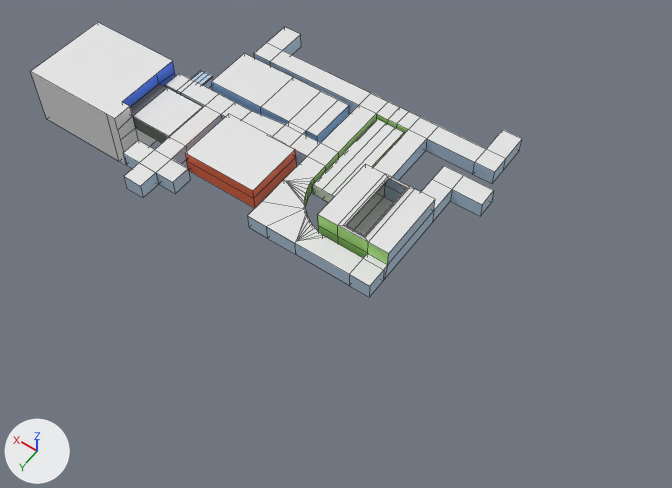
One commit to the FBX model Assets/Meshes/LVL1.0/LVL1.0.fbx: the scene before it, then after it.
Rendered twice from a 50 mm lens placed at (-99.7, 92.3, 125.2), pointed at (-40.1, 8.8, -5.9). The axes (+X, +Y, +Z) are drawn at lower left. The lights are the same throughout. Mesh edges are drawn as thin lines. Where no turn or scale is listed for an object, it has been applied to the vertices. Vertices at the same position are counted once.
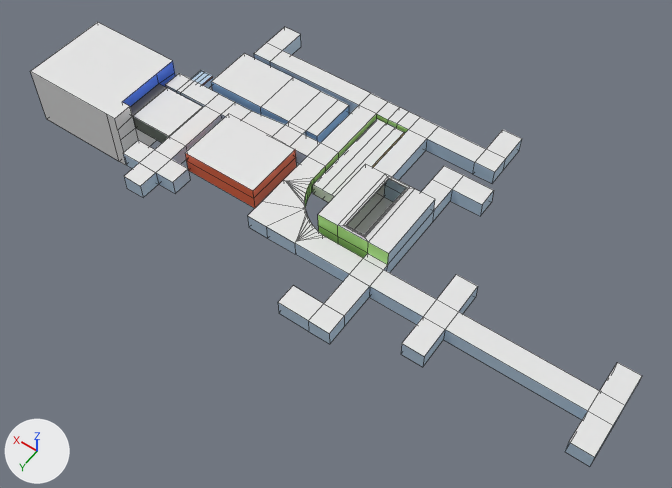
Where the change shows, as pixel boxes [x1, y1, x2, y2] in the pictures (672 x 488 px):
'Cube', reshaped (24% wider, 62% taller)
    before: [31, 22, 522, 297]
    after: [31, 22, 642, 467]
part 1 of me_cube, built on
    before: [349, 270, 384, 297]
    after: [278, 270, 642, 467]

The change, as a diff of the scene's bpy script:
```diff
--- a/Assets/Meshes/LVL1.0/LVL1.0.fbx.py
+++ b/Assets/Meshes/LVL1.0/LVL1.0.fbx.py
@@ me_cube @@
 # used by ob_cube; location = (0.0, 0.0, 0.0)
-me_cube.from_pydata(...)  # 380 vertices, 364 faces; spans x -60.0..26.2, y -24.0..24.0, z -7.0..7.3
+me_cube.from_pydata(...)  # 424 vertices, 408 faces; spans x -96.1..26.2, y -24.0..30.0, z -7.0..7.3
+# me_cube part 1
+# 2 faces are deleted
+# 44 vertices are added at x -96.1..-44.0, y 9.0..30.0, z 1.0..4.1
+# 11 new faces join them, mat_hallwayfloor (white #e7e7e7)
+# 24 new faces join them, mat_hallwaywalls (blue #bad2e7)
+# 11 new faces join them, mat_hallwaycieling (white #e7e7e7)
 me_cube.materials.append(mat_hallwaywalls)
```
